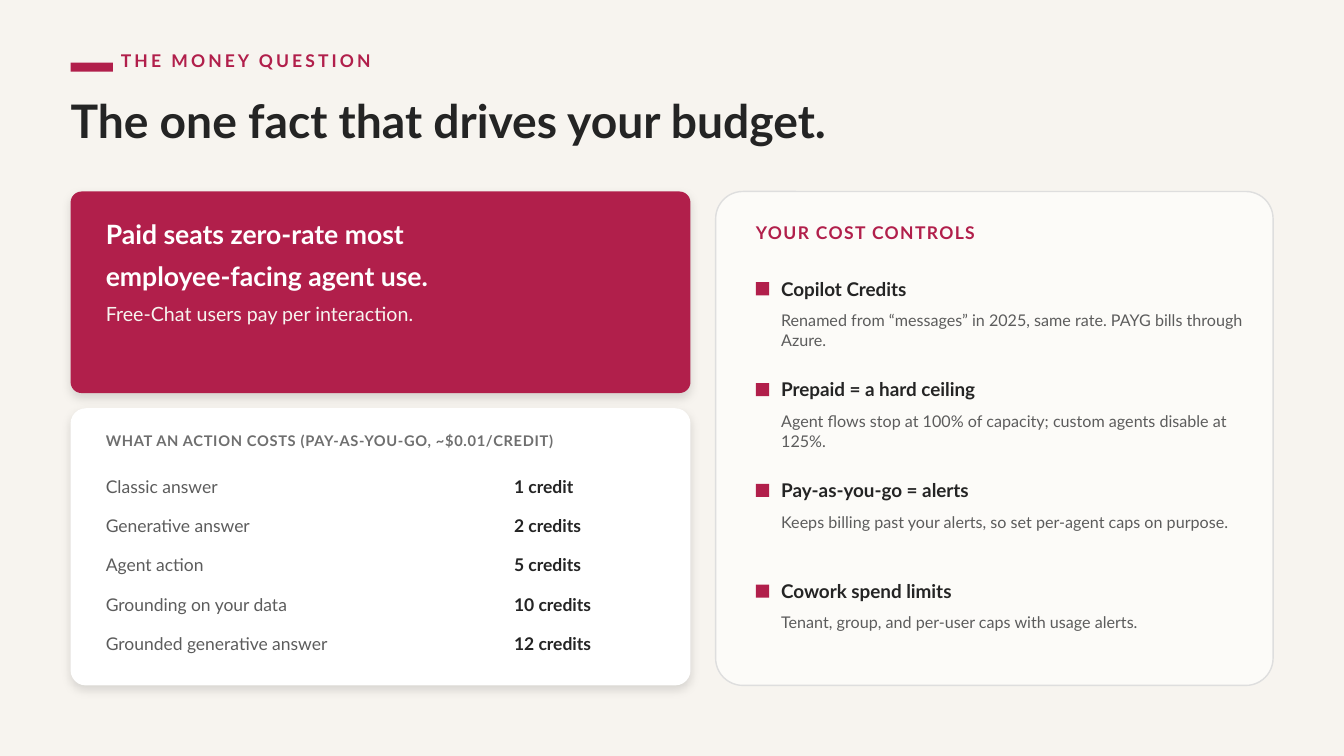
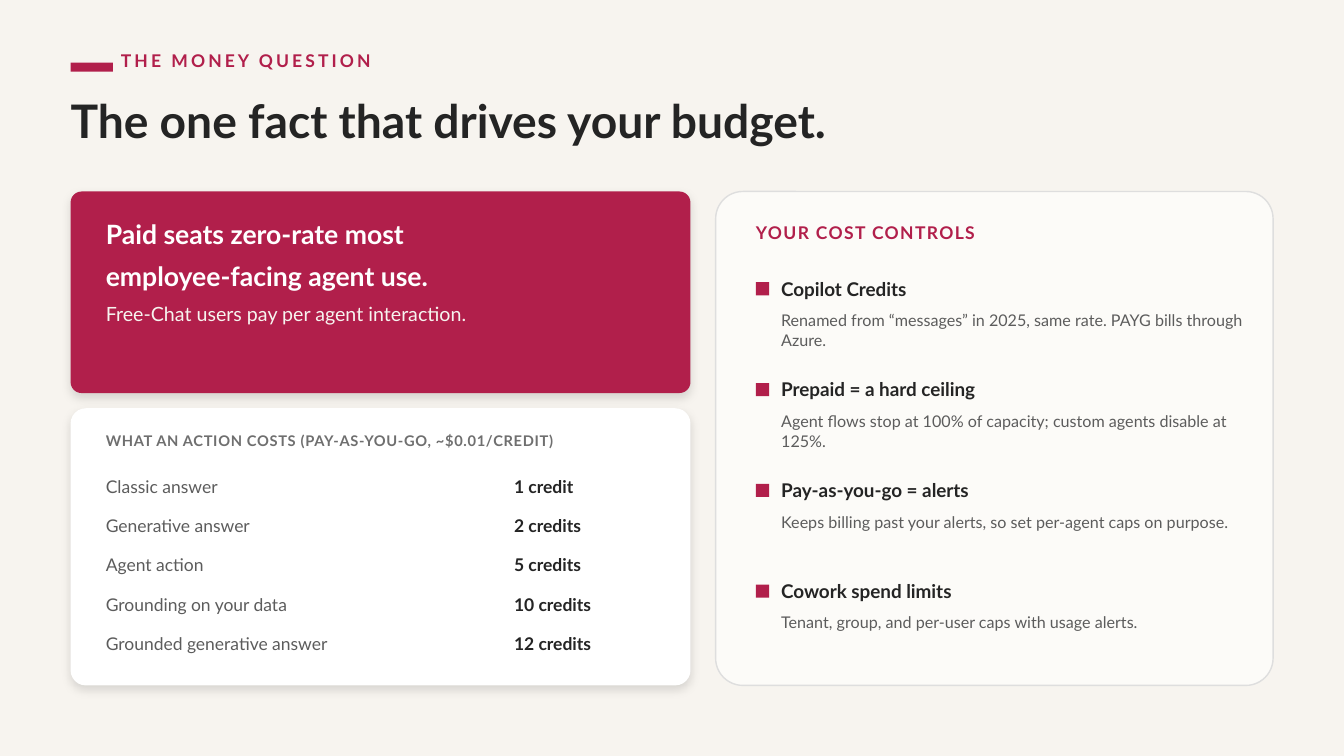
Before and after one commit to heyitsgoad/copilot-playground, a slide deck: slide 11 of education playground/assets/copilot licensing and deployment/Copilot-Licensing-Exec-Deck.pptx (slide 10 before the commit). Drawn at 1344x756 pixels with LibreOffice and Linux fonts; fonts in the diff are those of the drawing. Boxes give left, top, right and bottom in pixels: in the first picture for what was removed or moved away, otherwise in the second. Text is boxed around its words. In the diff, an @@ line names an element or a change of style, - is before the commit and + after.

```diff
--- a/education playground/assets/copilot licensing and deployment/Copilot-Licensing-Exec-Deck.pptx
+++ b/education playground/assets/copilot licensing and deployment/Copilot-Licensing-Exec-Deck.pptx
@@ text at (106,306,466,325): text changed @@
-Free-Chat users pay per interaction.
+Free-Chat users pay per agent interaction.
```
Also in this commit, not shown: 1 slide added, 5 other files.
